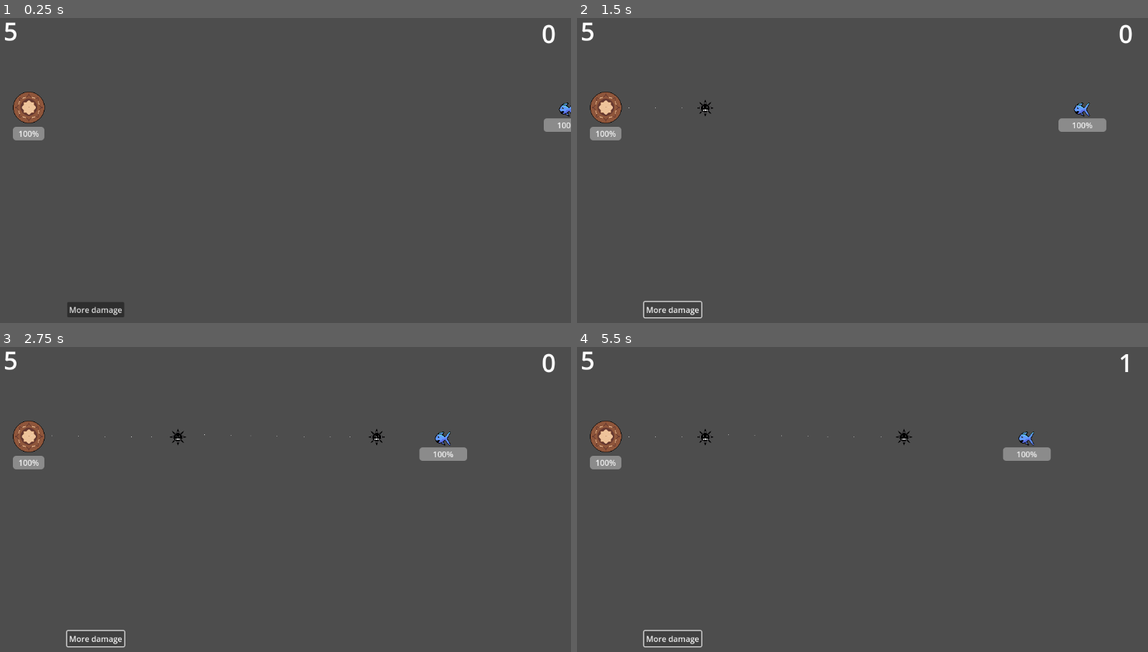
Above: before the commit, frames 1-4 (two rows, left to right).
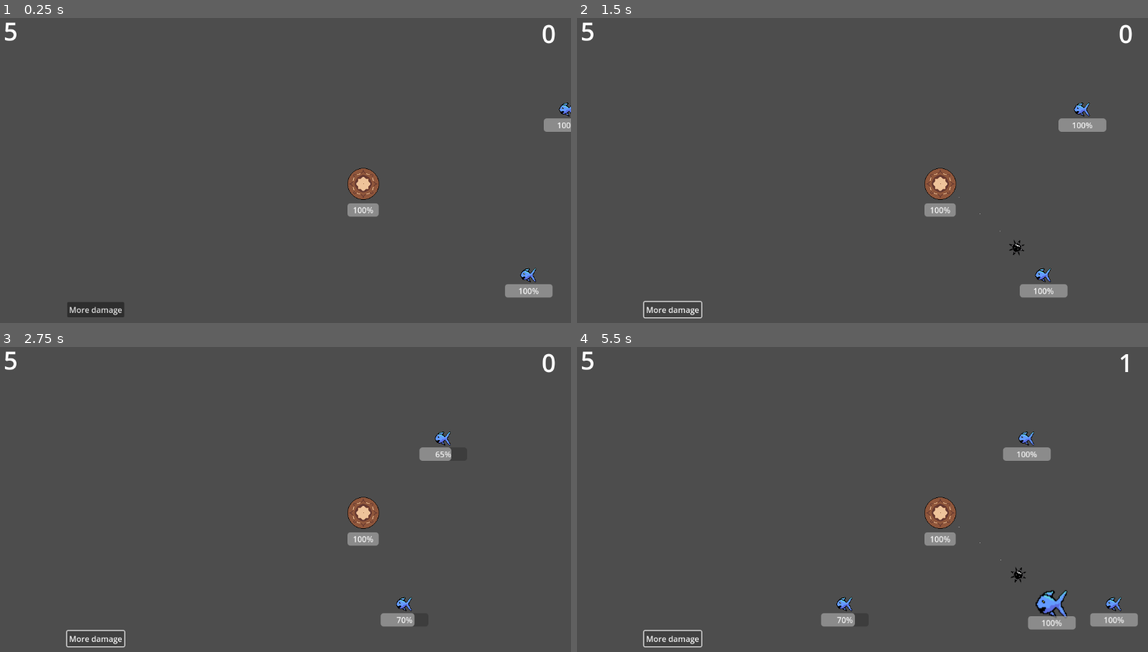
Above: after the commit, the same moments.

Repository: macmist/godot-game
Game: Godot game, scene res://Assets/Scenes/main.tscn
Same seed, same stepped clock (60 frames per second), same inputs: the game is played once before the commit and once after it.
Inputs:
- Up to frame 1 (0.25 s): no input
- Up to frame 2 (1.5 s): click "More damage" at 0.5 s; click "More damage" at 1.25 s
- Up to frame 3 (2.75 s): click "More damage" at 2 s
- Up to frame 4 (5.5 s): no input

The runs differ from the first frame. In frame 1, 1.8% of the frame differs, in the area x 2-97%, y 24-92%; in frame 2, 1.9%; in frame 3, 2.0%; in frame 4, 3.0%, in the area x 2-99%, y 24-93%.

Commit message:
feat: started to make tower shoot at closest target

Diff:
--- a/Assets/Scenes/Tower.tscn
+++ b/Assets/Scenes/Tower.tscn
@@ -1,10 +1,13 @@
-[gd_scene load_steps=4 format=3 uid="uid://f8fa6b5crkbx"]
+[gd_scene load_steps=5 format=3 uid="uid://f8fa6b5crkbx"]
 
 [ext_resource type="Texture2D" uid="uid://dhcef2mvclnls" path="res://Assets/Images/Tower.png" id="1_ju1hx"]
 [ext_resource type="Script" path="res://Assets/Scripts/tower.gd" id="2_0me8o"]
 
 [sub_resource type="CircleShape2D" id="CircleShape2D_u1oly"]
 radius = 30.0167
+
+[sub_resource type="CircleShape2D" id="CircleShape2D_4vacn"]
+radius = 31.5753
 
 [node name="Tower" type="StaticBody2D" groups=["Friend", "destroy_on_game_over"]]
 collision_layer = 2
@@ -26,3 +29,12 @@
 
 [node name="CollisionShape2D" type="CollisionShape2D" parent="."]
 shape = SubResource("CircleShape2D_u1oly")
+
+[node name="Range" type="Area2D" parent="."]
+
+[node name="CollisionShape2D" type="CollisionShape2D" parent="Range"]
+scale = Vector2(10, 10)
+shape = SubResource("CircleShape2D_4vacn")
+
+[connection signal="body_entered" from="Range" to="." method="_on_range_body_entered"]
+[connection signal="body_exited" from="Range" to="." method="_on_range_body_exited"]
--- a/Assets/Scenes/main.tscn
+++ b/Assets/Scenes/main.tscn
@@ -15,7 +15,7 @@
 script = ExtResource("1_36kkw")
 
 [node name="Tower" parent="." instance=ExtResource("2_efg45")]
-position = Vector2(61, 191)
+position = Vector2(734, 345)
 parent_for_projectiles = NodePath("..")
 
 [node name="Spawner" type="Marker2D" parent="." groups=["destroy_on_game_over"]]
@@ -69,8 +69,14 @@
 offset_bottom = 615.0
 text = "More damage"
 
+[node name="Spawner2" type="Marker2D" parent="." groups=["destroy_on_game_over"]]
+position = Vector2(1091, 529)
+script = ExtResource("3_d1gso")
+items = Array[PackedScene]([ExtResource("4_motp3"), ExtResource("1_msv38")])
+
 [connection signal="fish_died" from="Spawner" to="." method="_on_spawner_fish_died"]
 [connection signal="body_entered" from="FishGrinder" to="." method="_on_fish_detector_body_entered"]
 [connection signal="body_entered" from="FishGrinder" to="FishGrinder" method="_on_body_entered"]
 [connection signal="pressed" from="CanvasLayer/Power" to="." method="_on_power_pressed"]
 [connection signal="pressed" from="CanvasLayer/Power" to="Tower" method="_on_power_pressed"]
+[connection signal="fish_died" from="Spawner2" to="." method="_on_spawner_fish_died"]
--- a/Assets/Scripts/fish.gd
+++ b/Assets/Scripts/fish.gd
@@ -1,3 +1,5 @@
+class_name Fish
+
 extends CharacterBody2D
 
 @export var speed: float = -100;
--- a/Assets/Scripts/projectile.gd
+++ b/Assets/Scripts/projectile.gd
@@ -4,9 +4,13 @@
 
 @export var speed: float = 400;
 @export var damage: float = 25
+@export var target: Fish
 
-func _physics_process(delta: float) -> void:
-	global_position += Vector2(speed * delta, 0);
+func _process(delta: float) -> void:
+	if target and is_instance_valid(target):
+		var direction = (target.global_position - global_position).normalized()
+		look_at(target.position)
+		position += direction * speed * delta
 
 
 func _on_area_2d_body_entered(body: Node2D) -> void:
--- a/Assets/Scripts/tower.gd
+++ b/Assets/Scripts/tower.gd
@@ -5,6 +5,8 @@
 @onready var timer: Timer = %Timer
 @onready var health_bar: ProgressBar = %HealthBar
 @export var parent_for_projectiles: NodePath
+
+var fishes_in_range: Array[Fish] = []
 
 var projectile_upgrades: Array[BaseProjectileStrategy] = []
 
@@ -16,18 +18,39 @@
 	projectile_upgrades.append(FancyProjectileStrategy.new())
 
 
-func _on_timer_timeout() -> void:
+func find_closest():
+	var enemy = null
+	var closest_distance: float = 200000
+	for fish in fishes_in_range:
+		var distance = position.distance_to(fish.position)
+		if distance < closest_distance:
+			enemy = fish
+			closest_distance = distance
+	return enemy
+
+func shoot() -> void:
+	var target = find_closest()
+	if target == null:
+		return
 	const PROJECTILE = preload("res://Assets/Scenes/projectile.tscn")
 	var new_projectile = PROJECTILE.instantiate()
 
 	new_projectile.global_position = global_position
+	new_projectile.target = target
+
 
 	for upgrade in projectile_upgrades:
 		upgrade.apply_upgrade(new_projectile)
 
+
+
 	var parent = get_node(parent_for_projectiles)
 	parent.add_child(new_projectile)
-	pass # Replace with function body.
+
+
+func _on_timer_timeout() -> void:
+	shoot()
+	pass
 
 
 func take_damage(damage: float):
@@ -44,3 +67,19 @@
 func _on_power_pressed() -> void:
 	print("HIIII")
 	projectile_upgrades.append(DamageProjectileStrategy.new())
+
+
+
+
+func _on_range_body_entered(body: Node2D) -> void:
+	if body is Fish:
+		print("Found a fish")
+		fishes_in_range.push_front(body)
+
+
+func _on_range_body_exited(body: Node2D) -> void:
+	if body is Fish:
+		print("a fish is exiting")
+		var idx = fishes_in_range.find(body)
+		if idx != -1:
+			fishes_in_range.remove_at(idx)
